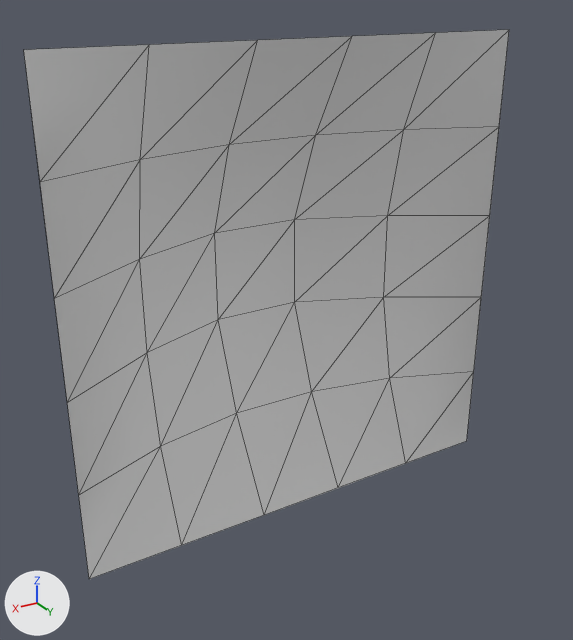
An edit to the OBJ model Model/simple_patch.obj, drawn before and after from the same camera.
The view is the same before and after, from a 50 mm lens placed at (4.04, 6.38, 2.99), pointed at (0.11, -0.17, -0.29). Lighting does not change. The marker at lower left points along +X, +Y and +Z. The picture after the commit comes second. Mesh edges are drawn as thin lines. Where no turn or scale is listed for an object, it has been applied to the vertices.

The first picture shows 'simple_patch'.
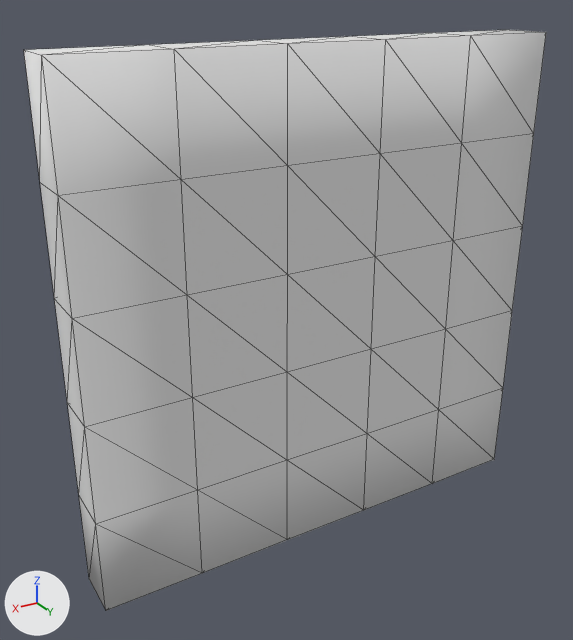
Commit message: Create closed volume meshes for simple dome models

Where the change shows, as pixel boxes [x1, y1, x2, y2] in the pictures (573 x 640 px):
'simple_patch', reshaped (8% wider): before [24, 30, 509, 579]; after [24, 30, 546, 611]

The change in detail:
Material '7' (mat_7) is new.
Its base color is (0.8, 0.8, 0.8) (white #e7e7e7).
Its roughness is 1.0.
me_simple_patch is used by ob_simple_patch; location (0.0, 0.0, 0.0).
me_simple_patch had 36 vertices, 58 faces and spanned x -2.5..2.5, y -1.0..0.0, z -2.5..2.5.
me_simple_patch now has 72 vertices, 140 faces and spans x -2.5..2.5, y -1.0..0.5, z -2.5..2.5.
Part 1, on me_simple_patch:
58 faces are deleted.
4 vertices are added at (0.5, 0.5, 0.5), (1.5, 0.5, 0.5), (0.5, 0.5, 1.5), (1.5, 0.5, 1.5).
20 new vertices lie (0.0, 0.5, 0.0) away from vertices in x -2.5..2.5, y 0.0, z -2.5..2.5.
7 new vertices lie (1.0, 0.0, 1.0) away from vertices in x -2.5..0.5, y 0.5, z -2.5..0.5.
5 new vertices lie (1.0, 0.0, 1.0) away from vertices in x -1.5..0.5, y 0.5, z -1.5..0.5.
50 new faces join them, mat_0 (white #e7e7e7).
50 new faces join them, mat_7 (white #e7e7e7).
40 new faces join them, mat_1 (white #e7e7e7).
me_simple_patch gains material mat_7 (white #e7e7e7).
